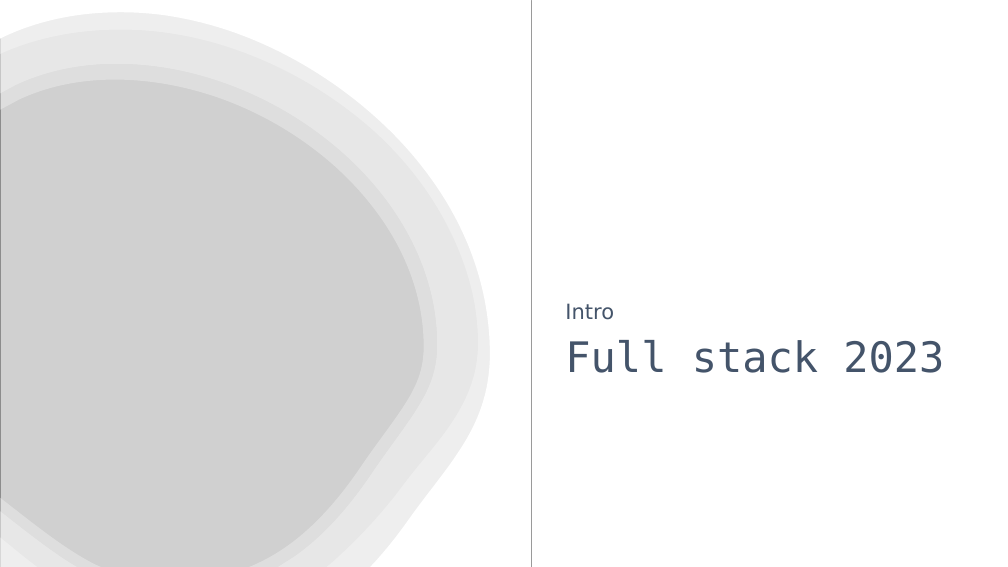
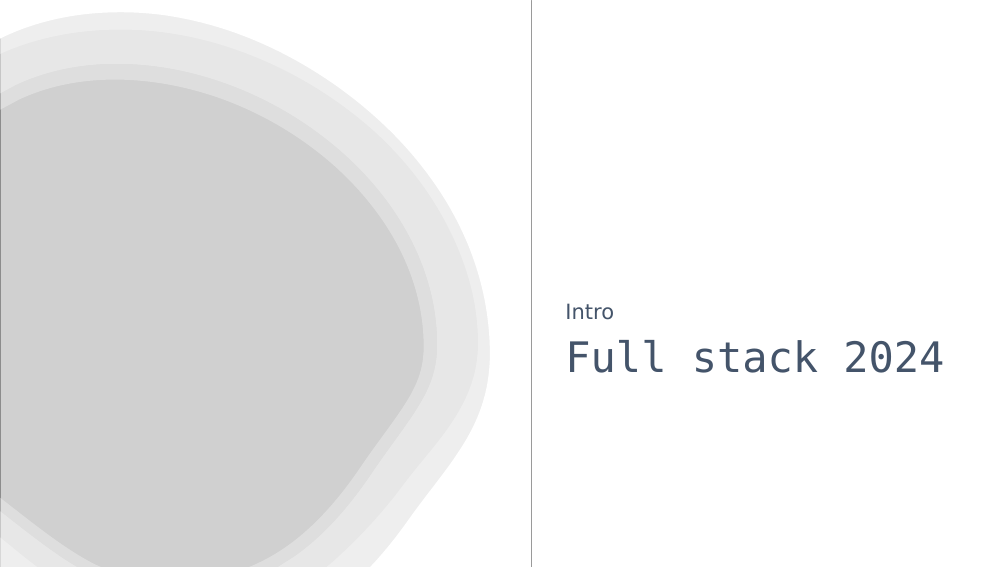
Before and after one commit to talyaron/FullStack_March-2024, a slide deck: slide 1 of 00-Intro/Course methodology.pptx. Drawn at 1008x567 pixels with LibreOffice and Linux fonts; fonts in the diff are those of the drawing; grey boxes stand for pictures. Boxes give left, top, right and bottom in pixels: in the first picture for what was removed or moved away, otherwise in the second. Text is boxed around its words. In the diff, an @@ line names an element or a change of style, - is before the commit and + after.

```diff
--- a/00-Intro/Course methodology.pptx
+++ b/00-Intro/Course methodology.pptx
@@ title at (x1=565, y1=340, x2=944, y2=373): text changed @@
-Full stack 2023
+Full stack 2024
```
Also in this commit, not shown: 1 other slide changed, 1 slide added, 2 other files.
